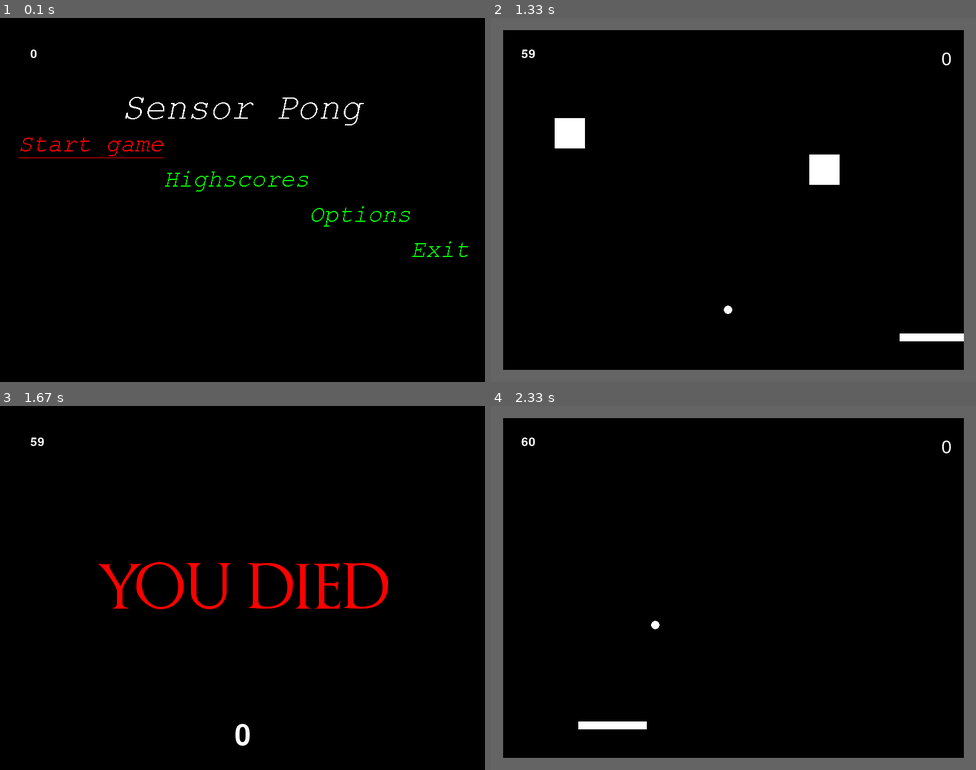
Above: before the commit, frames 1-4 (two rows, left to right).
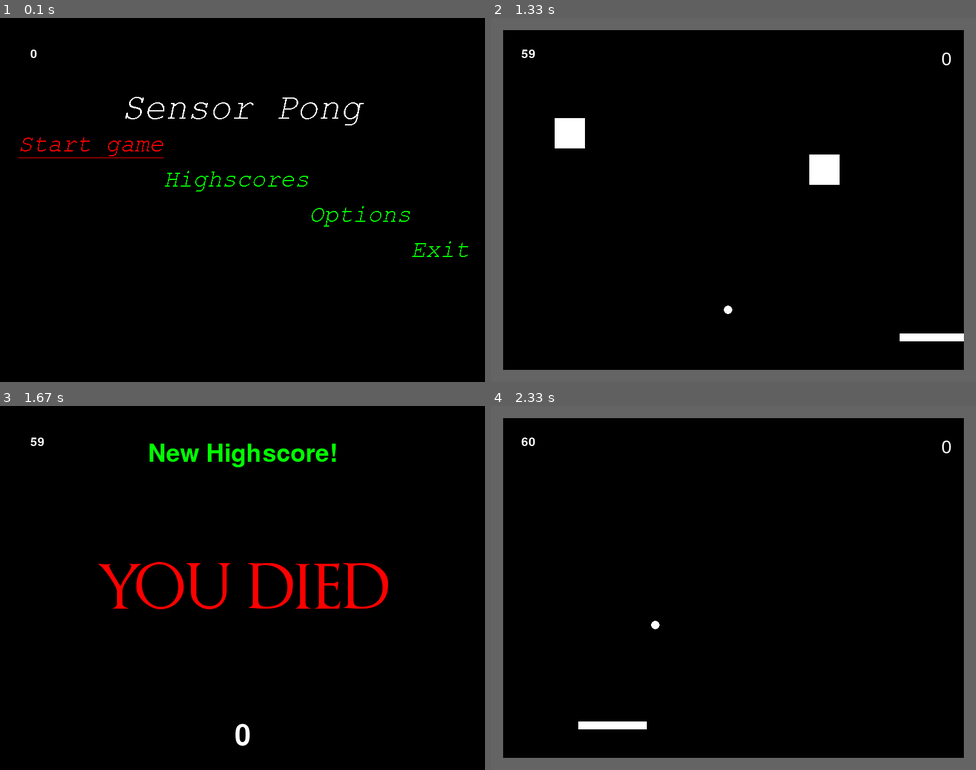
Above: after the commit, the same moments.

Repository: Gibson223/mod-5
Game: pygame game, started from py/main.py
Same seed, same stepped clock (60 frames per second), same inputs: the game is played once before the commit and once after it.
Inputs:
- Up to frame 1 (0.1 s): no input
- Up to frame 2 (1.33 s): tap Enter at 0.33 s; hold Right 0.67-1.13 s; hold D 0.67-1.13 s; hold Right from 1.17 s (still down); hold D from 1.17 s (still down)
- Up to frame 3 (1.67 s): release Right at 1.63 s; release D at 1.63 s
- Up to frame 4 (2.33 s): tap Enter at 1.67 s; hold Left from 2 s (still down); hold A from 2 s (still down)

Frames 1-2 are identical in both runs. In frame 3, 0.9% of the frame differs, in the area x 30-70%, y 10-17%; in frame 4, nothing differs.

Commit message:
Add yellow 'Laser' powerup

Diff:
--- a/py/constants.py
+++ b/py/constants.py
@@ -64,7 +64,7 @@
 
 # Powerup chance for white blocks
 # other blocks will always drop power of their color
-POWERUP_CHANCE = 0.3
+POWERUP_CHANCE = 0.4
 
 # Paddle speed
 PADDLESPEED = 10
--- a/py/main.py
+++ b/py/main.py
@@ -132,6 +132,7 @@
         self.AllSpritesList = pygame.sprite.Group()
         self.CollisionSpritesList = pygame.sprite.Group()
         self.powerUpSpritesList = pygame.sprite.Group()
+        self.laserList = pygame.sprite.Group()
 
         # Create Ball object
         self.playerBall = objects.Ball(constants.colors["WHITE"], constants.BALLRADIUS)
@@ -139,7 +140,7 @@
 
         # Create paddle object
         self.paddle = objects.Paddle(constants.colors["WHITE"], constants.PADDLE_Y_POS,
-                                     constants.PADDLEWIDTH, constants.PADDLEHEIGHT)
+                                     constants.PADDLEWIDTH, constants.PADDLEHEIGHT, self)
         self.AllSpritesList.add(self.paddle)
         self.CollisionSpritesList.add(self.paddle)
 
@@ -301,6 +302,7 @@
     def evaluate(self):
         self.handle_ball_collisions()
         self.handle_power_up_collisions()
+        self.handle_laser_collisions()
 
     def handle_ball_collisions(self):
         """
@@ -384,6 +386,9 @@
                 elif powerup_properties[4]=="width":
                     powerup_object.width = int(factor * powerup_object.width)
 
+                elif powerup_properties[4] == 'laser':
+                    powerup_object.laser = True
+
             powerup_object.active_power.append(powerup_entry)
             self.game.currentPowerUps.append(powerup_entry)
 
@@ -392,6 +397,19 @@
 
             self.game.AllSpritesList.remove(c)
             self.game.powerUpSpritesList.remove(c)
+
+    def handle_laser_collisions(self):
+        laser_colls = pygame.sprite.groupcollide(self.game.laserList, self.game.AllSpritesList, False, False)
+        for c1 in laser_colls.keys():
+            for c2 in laser_colls[c1]:
+                if c1 is not c2:
+                    if isinstance(c2, objects.Block):
+                        self.game.removeblock(c2)
+                        self.game.inc_score(10)
+
+                    elif isinstance(c2, objects.Wall) and c2.name == 'top_wall':
+                        self.game.AllSpritesList.remove(c1)
+                        self.game.laserList.remove(c1)
 
     @staticmethod
     def find_bounce_is_vertical(ballObj, collisionObj):
--- a/py/objects.py
+++ b/py/objects.py
@@ -190,7 +190,7 @@
 class Paddle(pygame.sprite.Sprite):
     """
     """
-    def __init__(self, color, y_position, width, height):
+    def __init__(self, color, y_position, width, height, game):
 
         super().__init__()
 
@@ -210,6 +210,12 @@
 
         self.active_power = []
 
+        self.laser = False
+        self.laser_freq = 40
+        self.last_laser = 0
+
+        self.game = game
+
     def update_bonus(self):
         for p in self.active_power:
             rm = False
@@ -222,6 +228,10 @@
                     self.width = constants.PADDLEWIDTH
                     self.active_power.remove(p)
                     self.color = constants.colors['WHITE']
+                elif p[1] == 'yellow':
+                    self.laser = False
+                    self.active_power.remove(p)
+                    self.color = constants.colors['WHITE']
 
         self.image = pygame.Surface([self.width, self.height])
         self.image.fill(self.color)
@@ -230,6 +240,20 @@
         center = self.rect.center
         self.rect = self.image.get_rect()
         self.rect.center = center
+
+
+    def spawnlaser(self):
+        if self.laser:
+            laser = Laser(self.rect)
+            self.game.AllSpritesList.add(laser)
+            self.game.laserList.add(laser)
+
+    def update(self):
+        if self.last_laser >= self.laser_freq:
+            self.spawnlaser()
+            self.last_laser = 0
+
+        self.last_laser += 1
 
 
 class Wall(pygame.sprite.Sprite):
@@ -277,13 +301,16 @@
 
     """
 
-    types = ["blue","red","green","gray"]
+    types = ["blue","red","green","gray","yellow"]
                     # ('name', rng_chance, color, duration, object, attribute, new_value factor)
-    type_properties= {"blue"  :( 2, "BLUE",  3333, "ball",   "radius", 3),
+    type_properties= {"blue"  :( 1, "BLUE",  3333, "ball",   "radius", 3),
                       "red"   :( 1, "RED",   2222, "ball",   "speed",  1.7),
-                      "green" :( 2, "GREEN", 5555, "paddle", "width",  2),
-                      "gray" :(5, "GRAY", 2222, "ball",
-                                "speed", 0.6)}
+                      "green" :( 1, "GREEN", 5555, "paddle", "width",  2),
+                      "gray" :(7, "GRAY", 2222, "ball",
+                                "speed", 0.6),
+                      "yellow":(5, "YELLOW", 3333, "paddle",
+                                "laser", True)
+                      }
     type = None
     color = None
 
@@ -357,3 +384,23 @@
                 # git commit suicide
                 self.kill()
                 del self
+
+
+class Laser(pygame.sprite.Sprite):
+    width = 6
+    height = 10
+    yspeed = 9
+
+    def __init__(self, paddlerect):
+        super().__init__()
+
+        self.image = pygame.Surface([self.width, self.height])
+        self.image.fill(constants.colors['YELLOW'])
+        self.rect = self.image.get_rect()
+        self.rect.midbottom = paddlerect.midtop
+
+        self.yfloat = self.rect.y
+
+    def update(self):
+        self.yfloat -= self.yspeed
+        self.rect.y = int(self.yfloat)
--- a/py/sensordb.py
+++ b/py/sensordb.py
@@ -14,7 +14,7 @@
         if highest:
             is_hiscore = highest[1] < score and score > 0
         else:
-            is_hiscore = False
+            is_hiscore = True
 
         conn.execute('insert into highscores(name, score)'
                      'values(:name, :score)',
